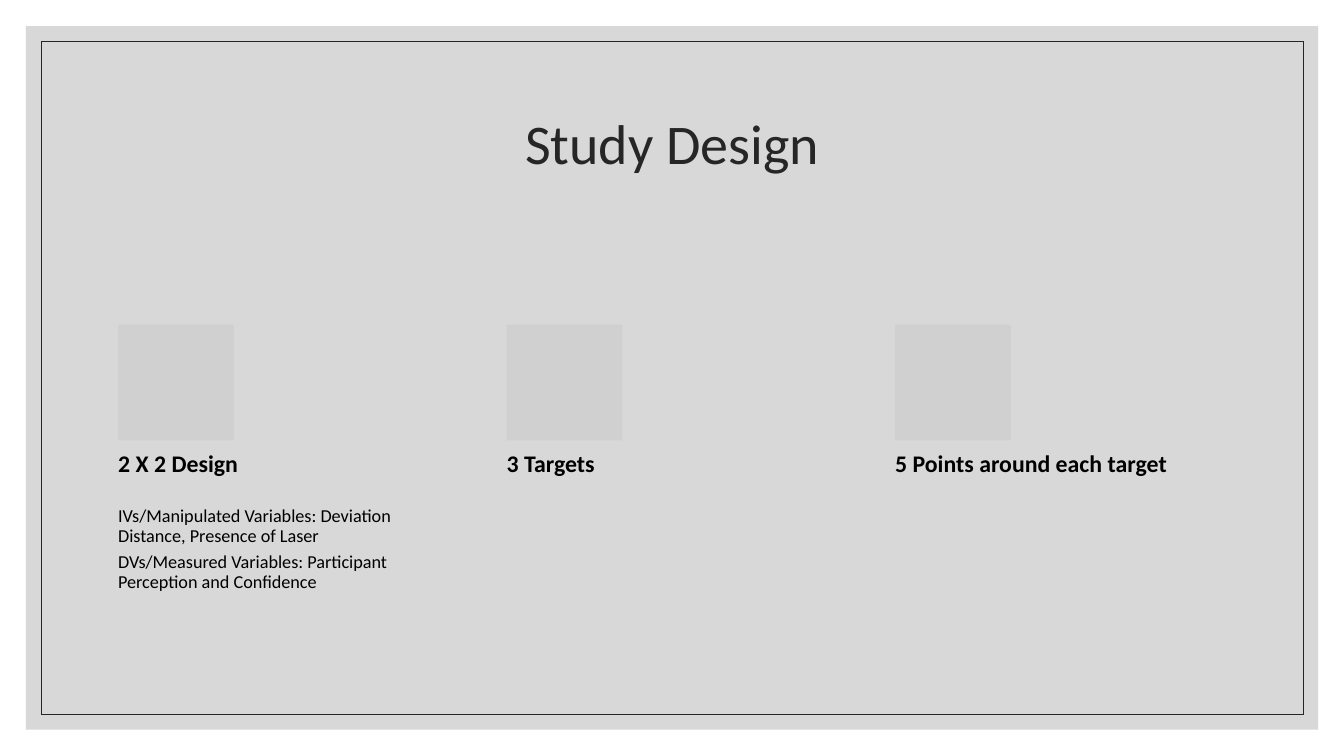
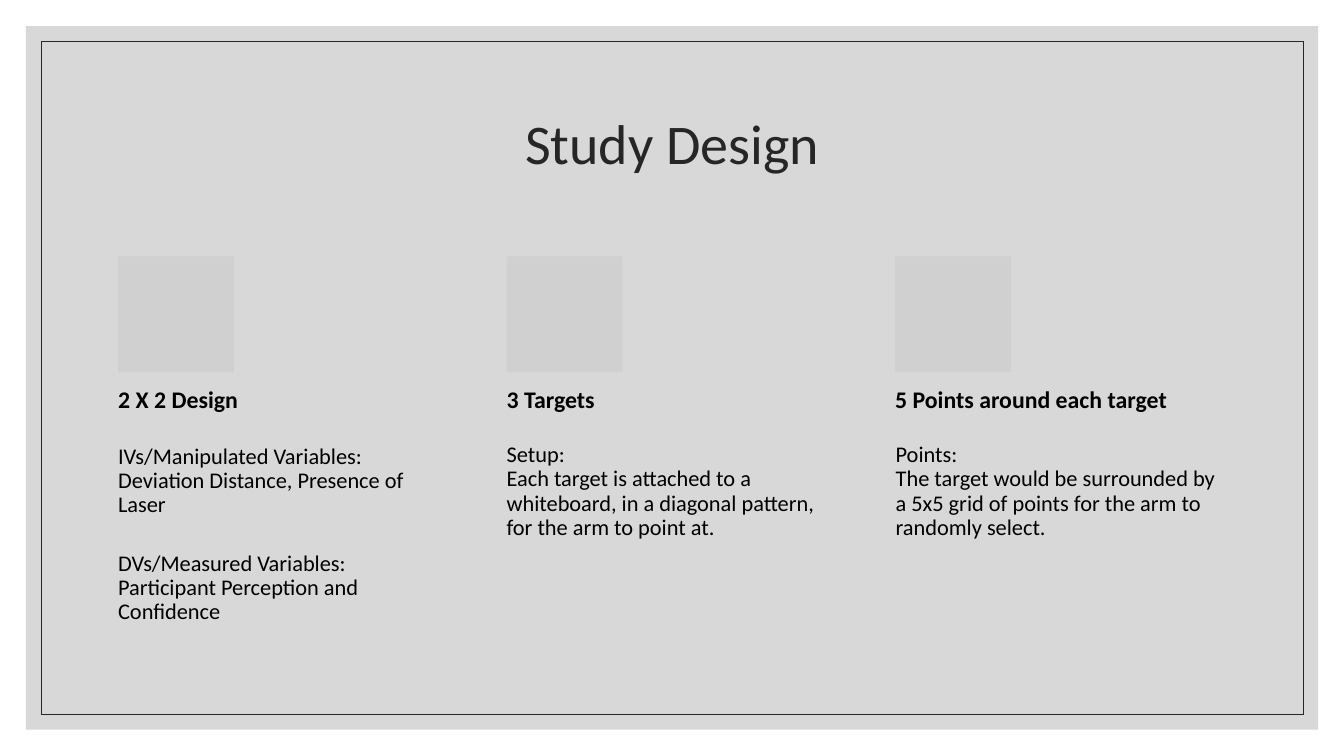
Before and after one commit to liquatics/outofhand, a slide deck: slide 6 of Docs/Final Presentation.pptx (slide 7 before the commit). Drawn at 1344x756 pixels with LibreOffice and Linux fonts; fonts in the diff are those of the drawing; grey boxes stand for pictures. Boxes give left, top, right and bottom in pixels: in the first picture for what was removed or moved away, otherwise in the second. Text is boxed around its words. In the diff, an @@ line names an element or a change of style, - is before the commit and + after.

```diff
--- a/Docs/Final Presentation.pptx
+++ b/Docs/Final Presentation.pptx
@@ picture: place and size @@
-picture at (507, 325, 623, 441)
+picture at (507, 257, 623, 373)
@@ picture: place and size @@
-picture at (895, 325, 1011, 441)
+picture at (895, 257, 1011, 373)
@@ picture removed at (118, 325, 234, 441) @@
@@ 3 texts: place and size @@
-3 texts at (118, 455, 1167, 476)
+3 texts at (118, 391, 1167, 412)
@@ text "IVs/Manipulated Variables: Deviation Distance, Presence ...": place and size @@
-text "IVs/Manipulated Variables: Deviation Distance, Presence ..." at (118, 509, 391, 591)
+text "IVs/Manipulated Variables: Deviation Distance, Presence ..." at (118, 448, 404, 619)
@@ text "IVs/Manipulated Variables: Deviation Distance, Presence ..." at (118, 448, 404, 619): size 13 to 16 pt; more space between paragraphs @@
@@ text added at (507, 447, 814, 539), 16 pt, text #000000 @@
+Setup:
+Each target is attached to a whiteboard, in a diagonal pattern, for the arm to point at.
@@ text added at (896, 446, 1215, 539), 16 pt, text #000000 @@
+Points:
+The target would be surrounded by a 5x5 grid of points for the arm to randomly select.
```
Also in this commit, not shown: 4 other slides changed, 1 slide removed.
